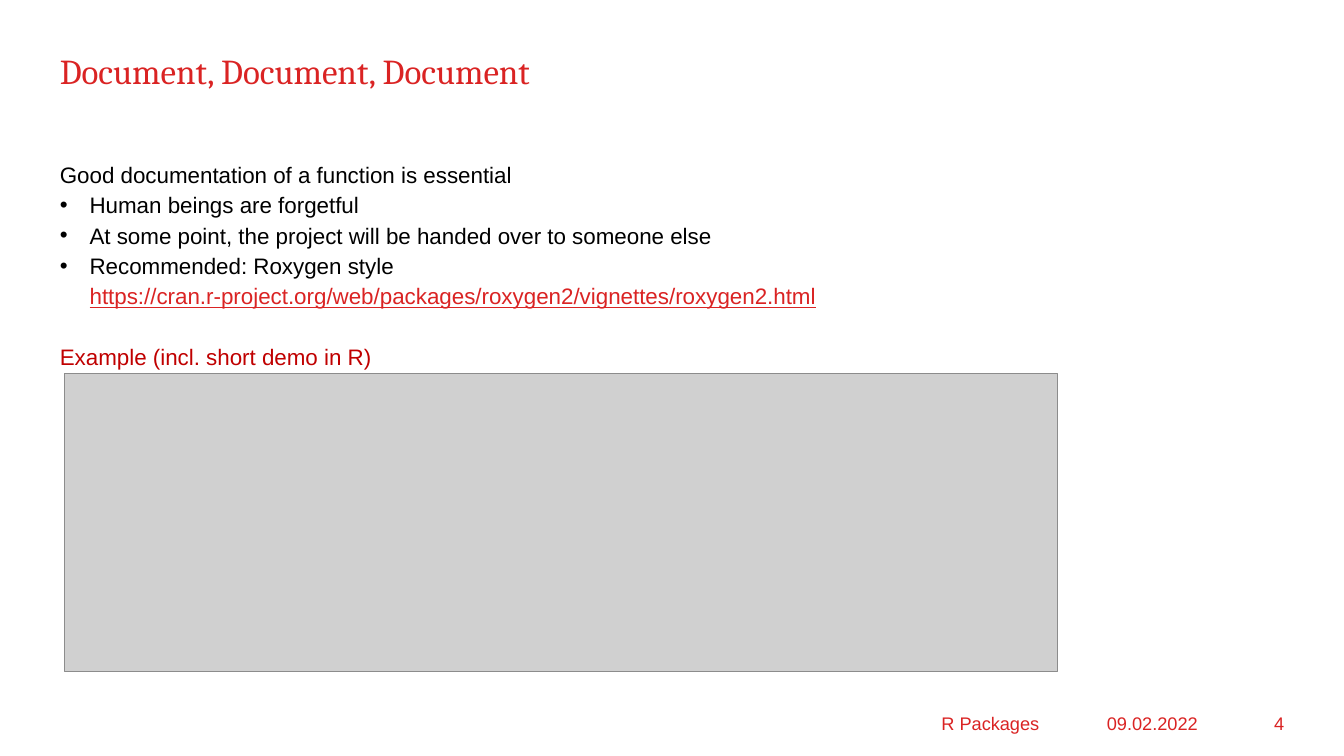
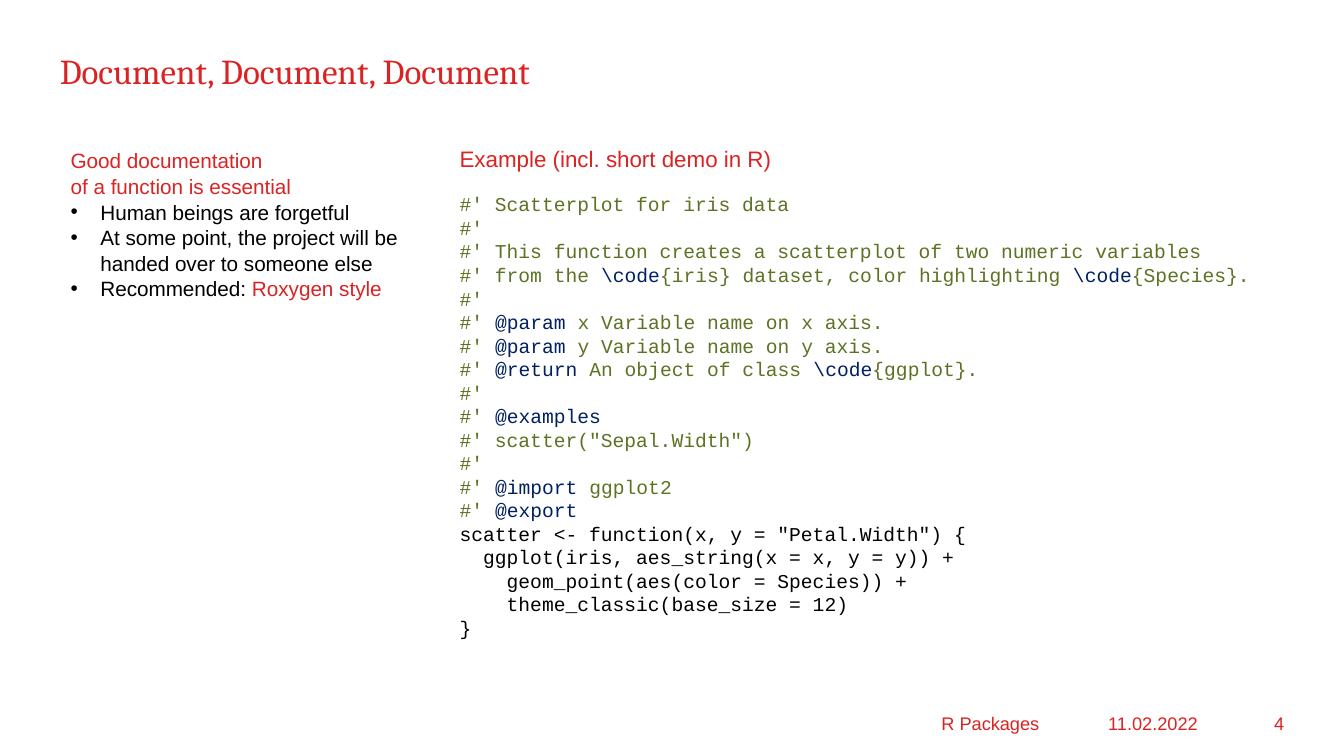
Before and after one commit to mayer79/apero, a slide deck: slide 4 of RPackage_en.pptx. Drawn at 1344x756 pixels with LibreOffice and Linux fonts; fonts in the diff are those of the drawing; grey boxes stand for pictures; background and template pictures are left out. Boxes give left, top, right and bottom in pixels: in the first picture for what was removed or moved away, otherwise in the second. Text is boxed around its words. In the diff, an @@ line names an element or a change of style, - is before the commit and + after.

```diff
--- a/RPackage_en.pptx
+++ b/RPackage_en.pptx
@@ text "Good documentation of a function ...": place and size @@
-text "Good documentation of a function ..." at [60,166,816,370]
+text "Good documentation of a function ..." at [71,153,398,301]
@@ text at [71,153,398,272]: size 16 to 14.8 pt in "Good documentation of a function is essential", "Human beings are forgetful", "At some point, the project will be ..."; text colour #000000 to #DA2323 in "Good documentation of a function is essential"; line spacing 1.13 to 1.03 @@
@@ text added at [460,150,1250,615], 14 pt, text #5D7224 @@
+Example (incl. short demo in R)
+#' Scatterplot for iris data
+#'
+#' This function creates a scatterplot of two numeric variables
+#' from the \code{iris} dataset, color highlighting \code{Species}.
+#'
+#' @param x Variable name on x axis.
+#' @param y Variable name on y axis.
+#' @return An object of class \code{ggplot}.
+#'
+#' @examples
+#' scatter("Sepal.Width")
+#'
+#' @import ggplot2
+#' @export
+scatter <- function(x, y = "Petal.Width") {
+ggplot(iris, aes_string(x = x, y = y)) +
+geom_point(aes(color = Species)) +
+theme_classic(base_size = 12)
+}
@@ text at [100,281,382,301]: text changed; size 16 to 14.8 pt; text colour #DA2323 to #000000 @@
-• Recommended: Roxygen style
-  https://cran.r-project.org/web/packages/roxygen2/vignettes/roxygen2.html
-Example (incl. short demo in R)
+• Recommended: Roxygen style
@@ picture removed at [65,373,1058,671] @@
@@ text at [1108,717,1198,730]: text changed @@
-09.02.2022
+11.02.2022
```
Also in this commit, not shown: 6 other slides changed.
